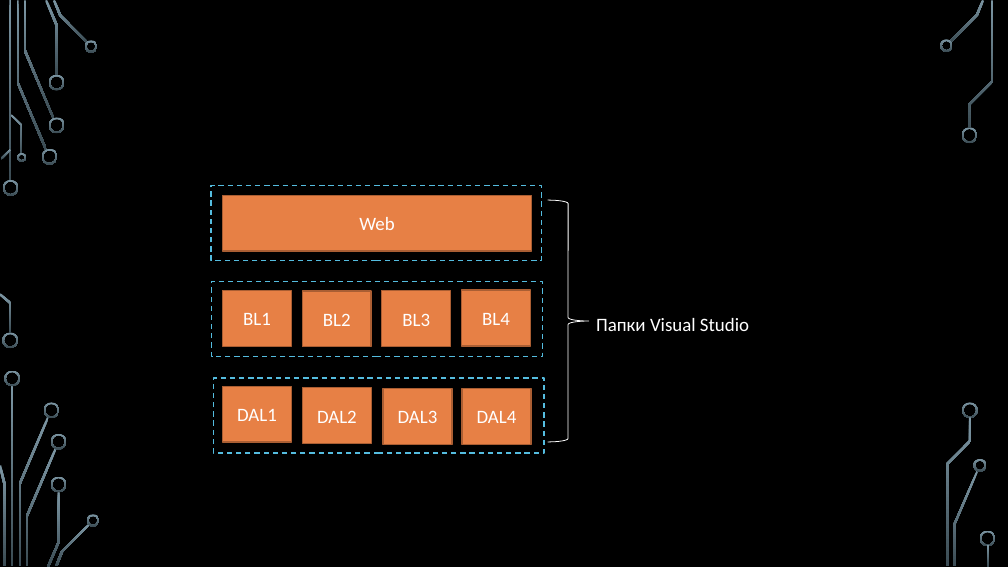
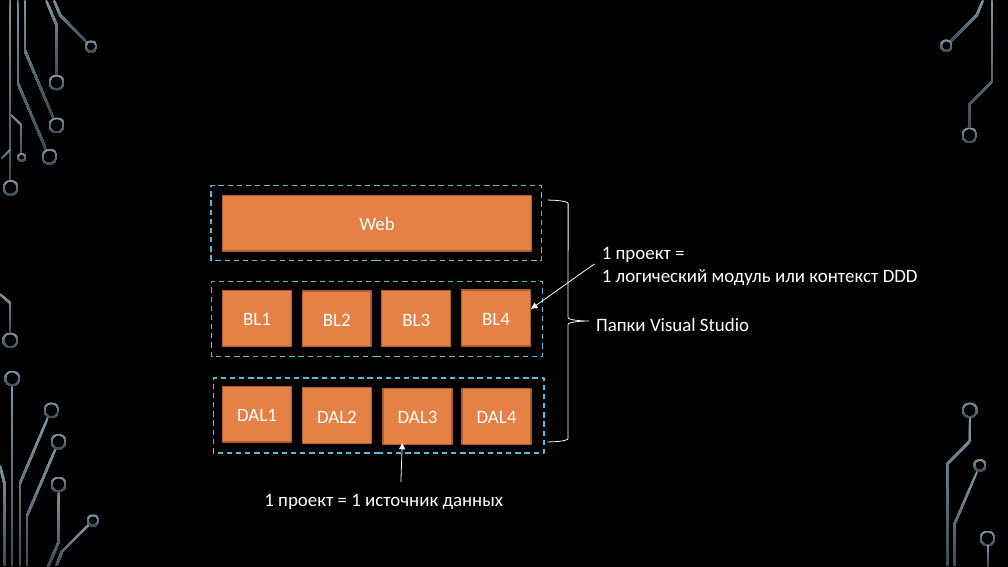
Before and after one commit to sergeyryskulov/Presentations, a slide deck: slide 3 of 8. Гексагональная архитектура/Архитектура больших проектов.pptx. Drawn at 1008x567 pixels with LibreOffice and Linux fonts; fonts in the diff are those of the drawing; background and template pictures are left out. Boxes give left, top, right and bottom in pixels: in the first picture for what was removed or moved away, otherwise in the second. Text is boxed around its words. In the diff, an @@ line names an element or a change of style, - is before the commit and + after.

```diff
--- a/8. Гексагональная архитектура/Архитектура больших проектов.pptx
+++ b/8. Гексагональная архитектура/Архитектура больших проектов.pptx
@@ arrow added from (594, 264) to (532, 309), #FFFFFF 0.75 pt @@
@@ text added at <box>602,246,918,285</box>, 18 pt, text #FFFFFF @@
+1 проект =
+1 логический модуль или контекст DDD
@@ arrow added from (401, 482) to (402, 443), #FFFFFF 0.75 pt @@
@@ text added at <box>264,494,504,509</box>, 18 pt, text #FFFFFF @@
+1 проект = 1 источник данных
```
Also in this commit, not shown: 10 other slides changed, 3 slides added, 2 slides removed, 1 other file.
